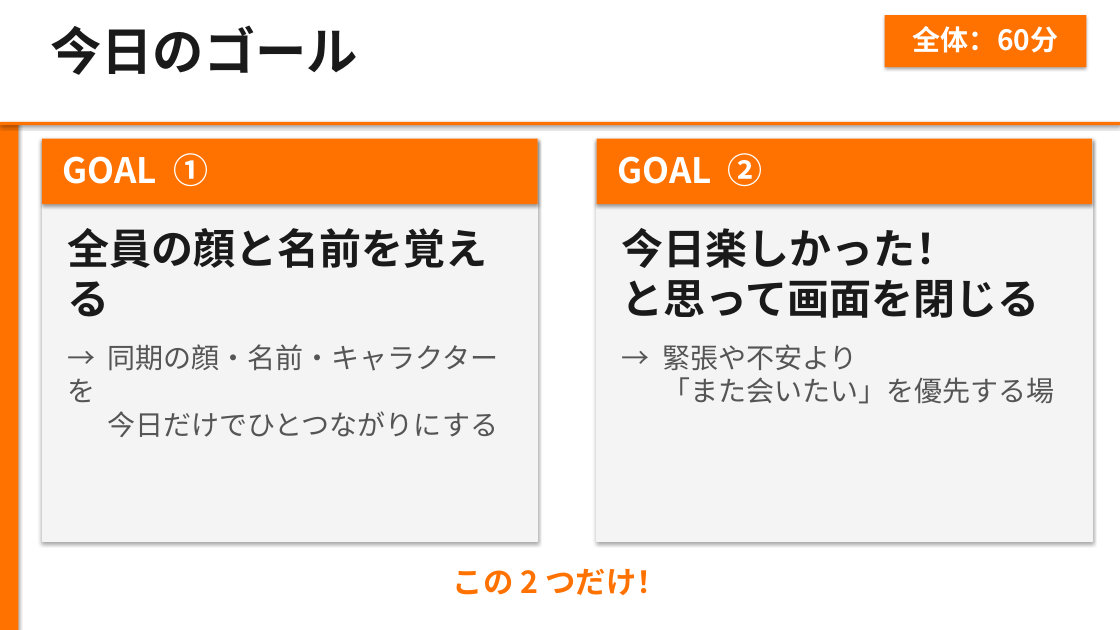
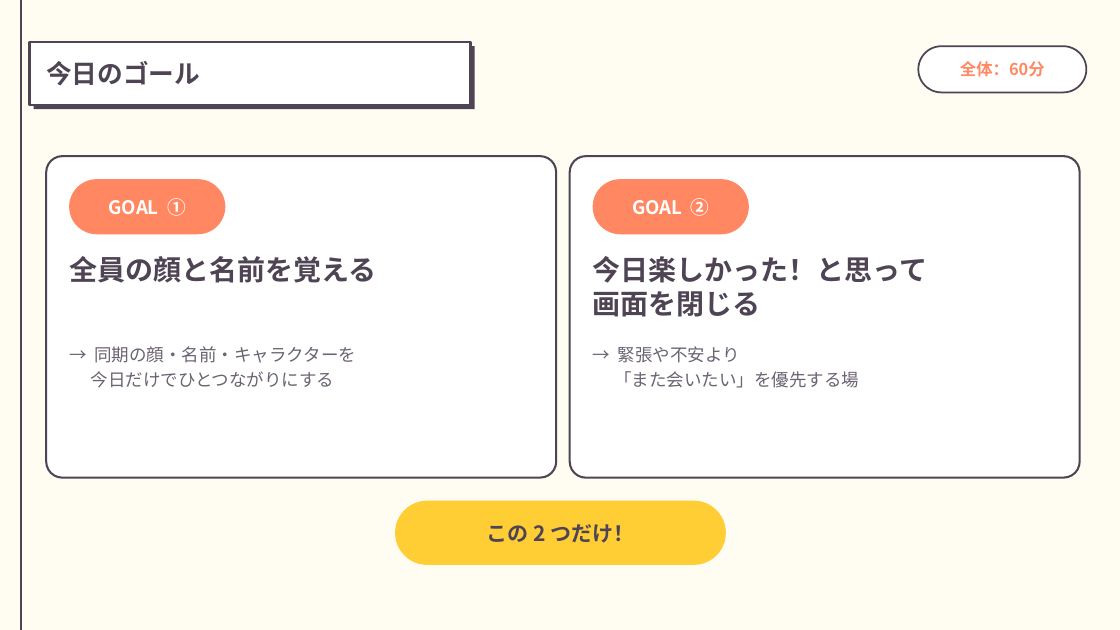
Before and after one commit to syoukaku007-star/daiki, a slide deck: slide 2 of 6月顔合わせ_コンテンツ概要スライド_オレンジ版.pptx. Drawn at 1120x630 pixels with LibreOffice and Linux fonts; fonts in the diff are those of the drawing. Boxes give left, top, right and bottom in pixels: in the first picture for what was removed or moved away, otherwise in the second. Text is boxed around its words. In the diff, an @@ line names an element or a change of style, - is before the commit and + after.

```diff
--- a/6月顔合わせ_コンテンツ概要スライド_オレンジ版.pptx
+++ b/6月顔合わせ_コンテンツ概要スライド_オレンジ版.pptx
@@ rectangle at bbox=[0, 0, 1120, 630]: fill #FFFFFF to #FFFCF2; shadow off @@
@@ rectangle removed at bbox=[0, 0, 18, 630] @@
@@ line added from (21, 0) to (21, 630), #4E4454 1 pt @@
@@ rectangle: place and size @@
-rectangle at bbox=[0, 122, 1120, 125]
+rectangle at bbox=[29, 42, 471, 105]
@@ rectangle at bbox=[29, 42, 471, 105]: fill #FF7200 to #FFFFFF; outline none to #4E4454 2.25 pt; shadow off @@
@@ rectangle: place and size @@
-rectangle at bbox=[0, 0, 1120, 122]
+rectangle at bbox=[34, 46, 475, 109]
@@ rectangle at bbox=[34, 46, 475, 109]: fill #FFFFFF to #4E4454; shadow off @@
@@ text "今日のゴール": place and size @@
-text "今日のゴール" at bbox=[50, 25, 358, 75]
+text "今日のゴール" at bbox=[46, 61, 200, 86]
@@ text "今日のゴール" at bbox=[46, 61, 200, 86]: size 44 to 22 pt, text colour #1A1A1A to #4E4454; vertical alignment top to middle @@
@@ text "全体：60分": place and size @@
-text "全体：60分" at bbox=[913, 26, 1058, 53]
+text "全体：60分" at bbox=[960, 61, 1045, 77]
@@ text "全体：60分" at bbox=[960, 61, 1045, 77]: size 24 to 14 pt, text colour #FFFFFF to #FF8762; vertical alignment top to middle @@
@@ rounded rectangle: place and size @@
-rounded rectangle at bbox=[885, 15, 1086, 67]
+rounded rectangle at bbox=[918, 46, 1086, 92]
@@ rounded rectangle at bbox=[918, 46, 1086, 92]: rectangle to rounded rectangle; fill #FF7200 to #FFFFFF; outline none to #4E4454 1.5 pt; shadow off @@
@@ rectangle removed at bbox=[42, 139, 538, 204] @@
@@ rectangle removed at bbox=[597, 139, 1092, 204] @@
@@ rounded rectangle: place and size @@
-rounded rectangle at bbox=[42, 139, 538, 542]
+rounded rectangle at bbox=[46, 156, 556, 478]
@@ rounded rectangle at bbox=[46, 156, 556, 478]: rectangle to rounded rectangle; fill #F4F4F4 to #FFFFFF; outline #F4F4F4 0.75 pt to #4E4454 1.75 pt; shadow off @@
@@ text "GOAL ①": place and size @@
-text "GOAL ①" at bbox=[63, 153, 208, 187]
+text "GOAL ①" at bbox=[109, 198, 186, 216]
@@ text "GOAL ①" at bbox=[109, 198, 186, 216]: size 30 to 16 pt; alignment left to centre; vertical alignment top to middle @@
@@ rounded rectangle added at bbox=[69, 179, 225, 234], fill #FF8762 @@
@@ rounded rectangle at bbox=[570, 156, 1080, 478]: rectangle to rounded rectangle; fill #F4F4F4 to #FFFFFF; outline #F4F4F4 0.75 pt to #4E4454 1.75 pt; shadow off @@
@@ rounded rectangle: place and size @@
-rounded rectangle at bbox=[597, 139, 1092, 542]
+rounded rectangle at bbox=[570, 156, 1080, 478]
@@ text "GOAL ②" at bbox=[632, 198, 710, 216]: size 30 to 16 pt; alignment left to centre; vertical alignment top to middle @@
@@ text "GOAL ②": place and size @@
-text "GOAL ②" at bbox=[617, 153, 763, 187]
+text "GOAL ②" at bbox=[632, 198, 710, 216]
@@ rounded rectangle added at bbox=[592, 179, 749, 234], fill #FF8762 @@
@@ text "全員の顔と名前を覚える": place and size @@
-text "全員の顔と名前を覚える" at bbox=[67, 228, 487, 317]
+text "全員の顔と名前を覚える" at bbox=[69, 256, 376, 283]
@@ text "全員の顔と名前を覚える" at bbox=[69, 256, 376, 283]: size 36 to 24 pt, text colour #1A1A1A to #4E4454 @@
@@ text at bbox=[593, 256, 928, 317]: text changed; size 36 to 24 pt; text colour #1A1A1A to #4E4454 @@
-今日楽しかった！
-と思って画面を閉じる
+今日楽しかった！と思って
+画面を閉じる
@@ text at bbox=[91, 346, 356, 387]: text changed; size 24 to 15 pt; text colour #555555 to #6B6272 @@
-→ 同期の顔・名前・キャラクターを
-今日だけでひとつながりにする
+→ 同期の顔・名前・キャラクターを
+今日だけでひとつながりにする
@@ text at bbox=[614, 346, 859, 388]: text changed; size 24 to 15 pt; text colour #555555 to #6B6272 @@
-→ 緊張や不安より
-「また会いたい」を優先する場
+→ 緊張や不安より
+「また会いたい」を優先する場
@@ text "この 2 つだけ！": place and size @@
-text "この 2 つだけ！" at bbox=[453, 568, 666, 595]
+text "この 2 つだけ！" at bbox=[486, 524, 634, 543]
@@ text "この 2 つだけ！" at bbox=[486, 524, 634, 543]: size 26 to 18 pt, text colour #FF7200 to #4E4454; vertical alignment top to middle @@
@@ rounded rectangle added at bbox=[395, 501, 726, 565], fill #FFCD34 @@
```
Also in this commit, not shown: 7 other slides changed.
